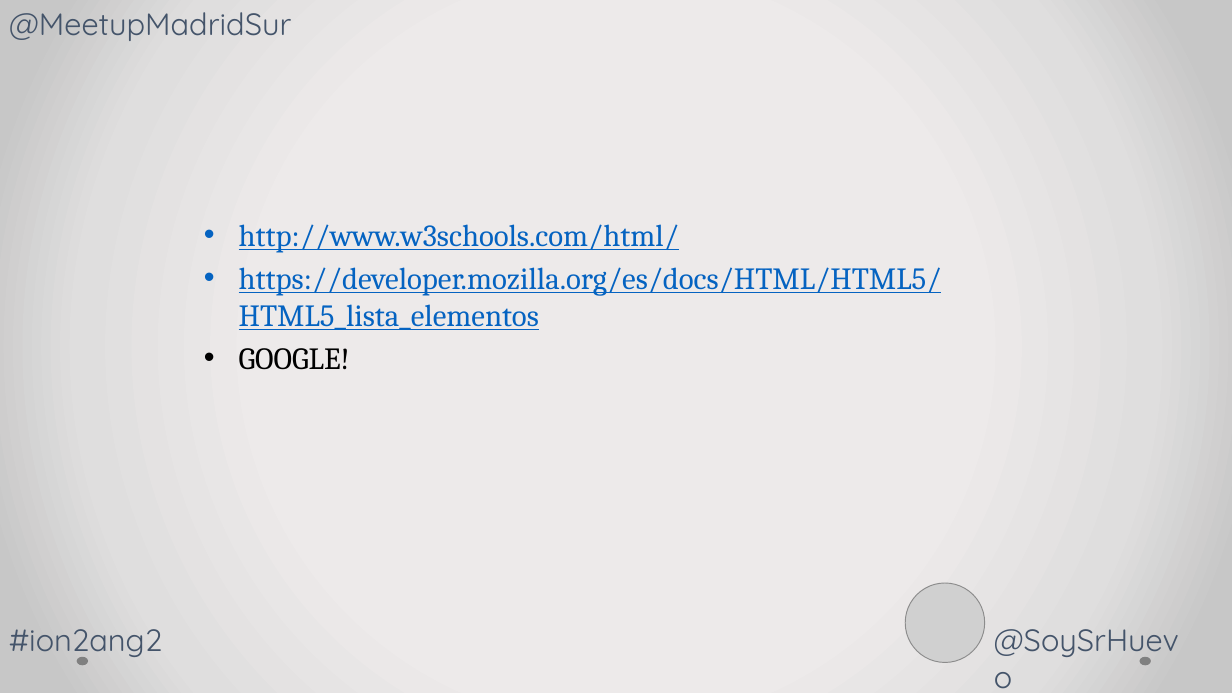
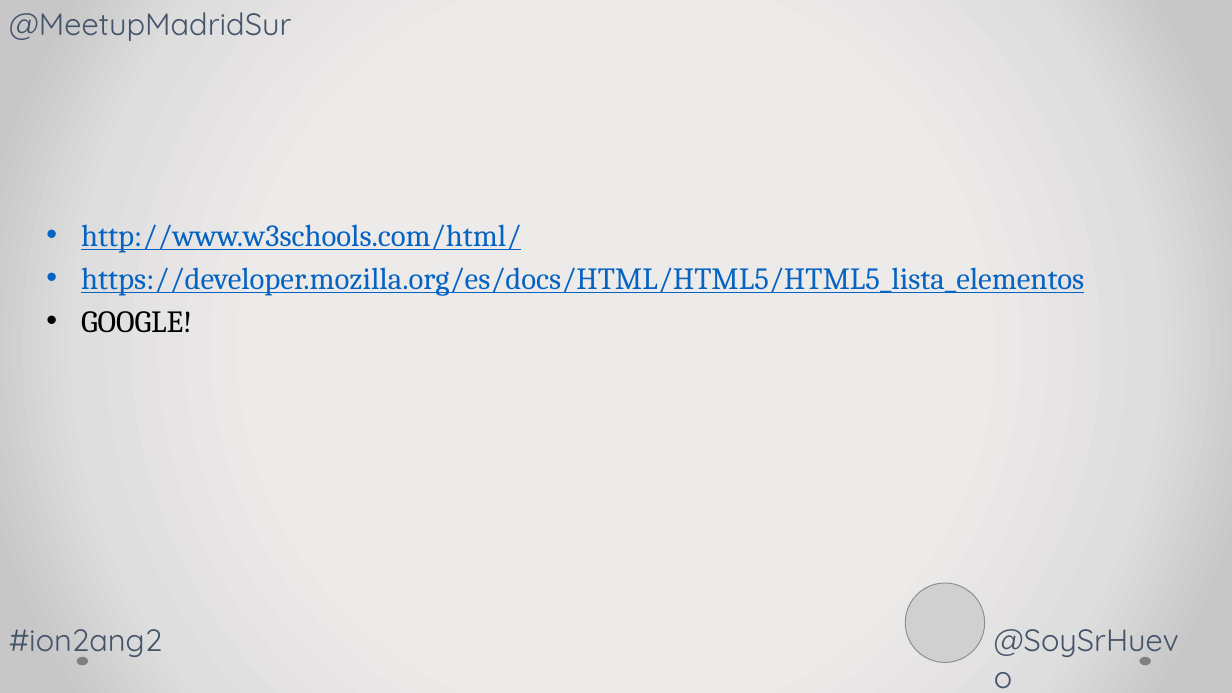
Before and after one commit to SrHuevo/ang2ion2, a slide deck: slide 20 of Daniel Garoz.pptx. Drawn at 1232x693 pixels with LibreOffice and Linux fonts; fonts in the diff are those of the drawing; grey boxes stand for pictures. Boxes give left, top, right and bottom in pixels: in the first picture for what was removed or moved away, otherwise in the second. Text is boxed around its words. In the diff, an @@ line names an element or a change of style, - is before the commit and + after.

```diff
--- a/Daniel Garoz.pptx
+++ b/Daniel Garoz.pptx
@@ text "http://www.w3schools.com/html/" rewrapped from (x1=239, y1=224, x2=942, y2=370) to (x1=81, y1=224, x2=1084, y2=333) @@
```
Also in this commit, not shown: 2 other slides changed.
